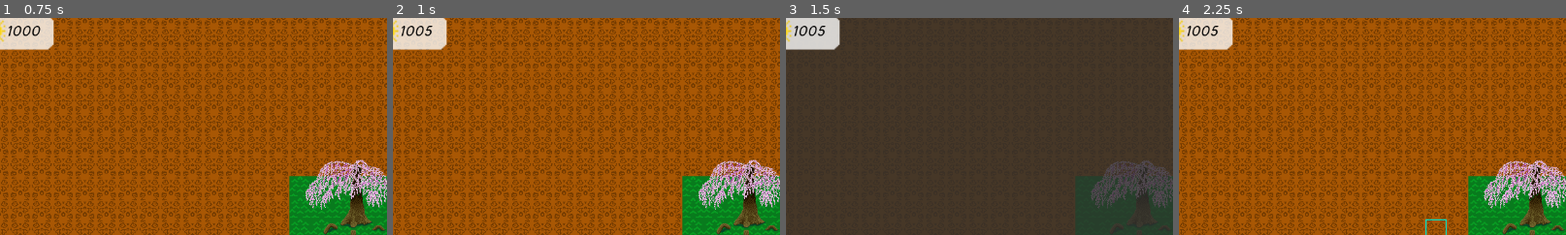
Above: before the commit, frames 1-4 (left to right).
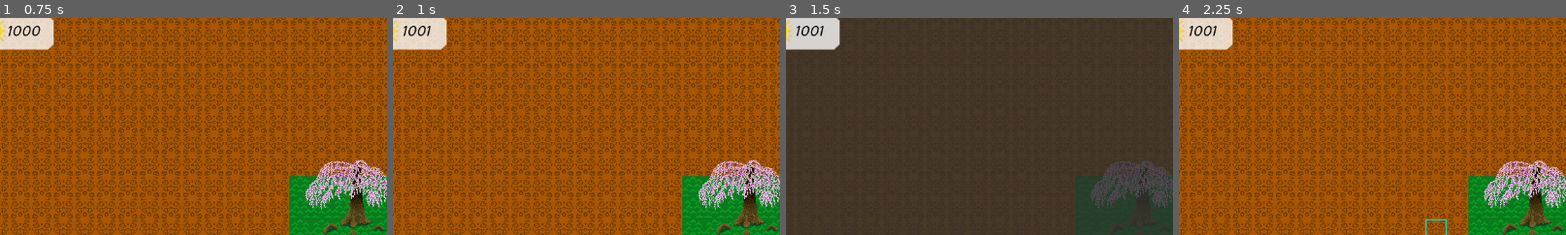
Above: after the commit, the same moments.

Repository: nmarch213/piratejam
Game: Godot game, scene res://main.tscn
Same seed, same stepped clock (60 frames per second), same inputs: the game is played once before the commit and once after it.
Inputs (mouse positions are % of the whole screen's width and height, from its top left):
- Up to frame 1 (0.75 s): move the mouse to (72, 45) at 0.52 s; right-click (72, 45) at 0.6 s; click (72, 45) at 0.67 s
- Up to frame 2 (1 s): no input
- Up to frame 3 (1.5 s): click (96, 8) at 1.25 s
- Up to frame 4 (2.25 s): tap Enter at 2 s; drag from (30, 55) to (50, 49) at 2.02 s
The pictures show only the part of the screen within x 4-54%, y 3-53%; the shares and areas given below are measured in that part.

Frame 1 is identical in both runs. In frame 2, 0.3% of the frame differs, in the area x 2-11%, y 3-9%; in frame 3, 0.3%; in frame 4, 0.3%.

Commit message:
Put mother tree healing on seperate timer from banking sunlight

Diff:
--- a/tree/BaseTree.gd
+++ b/tree/BaseTree.gd
@@ -3,23 +3,40 @@
 
 @export var sunlight_per_second = 1
 
-var sun_timer: Timer;
+var bank_sunlight_timer: Timer;
+var heal_mother_tree_timer: Timer;
 
 func _ready():
 	print("BaseTree ready")
-	sun_timer = Timer.new()
-	sun_timer.set_wait_time(1)
-	sun_timer.set_one_shot(false)
-	sun_timer.timeout.connect(_on_sun_timer_timeout)
-	add_child(sun_timer)
-	sun_timer.start()
+
+	# create timer for banking sunlight
+	bank_sunlight_timer = Timer.new()
+	bank_sunlight_timer.set_wait_time(1)
+	bank_sunlight_timer.set_one_shot(false)
+	bank_sunlight_timer.timeout.connect(_on_bank_sunlight_timer_timeout)
+	add_child(bank_sunlight_timer)
+	bank_sunlight_timer.start()
+
+	# create timer for healing mother tree
+	heal_mother_tree_timer = Timer.new()
+	heal_mother_tree_timer.set_wait_time(8)
+	heal_mother_tree_timer.set_one_shot(false)
+	heal_mother_tree_timer.timeout.connect(_on_heal_mother_tree_timer_timeout)
+	add_child(heal_mother_tree_timer)
+	heal_mother_tree_timer.start()
+
 	_load_bullet()
 
-func _on_sun_timer_timeout():
+
+func _on_bank_sunlight_timer_timeout():
 	if $HealthComponent.is_full_health():
 		SunlightManager.bank_sunlight(sunlight_per_second)
-	else:
+
+
+func _on_heal_mother_tree_timer_timeout():
+	if !$HealthComponent.is_full_health():
 		$HealthComponent.heal(sunlight_per_second)
+
 
 func _load_bullet():
 	print("add bullet to tower, see thorn")
--- a/tree/MotherTree.gd
+++ b/tree/MotherTree.gd
@@ -4,7 +4,7 @@
 @onready var health_component = $HealthComponent
 @onready var animation_player = $Sprite2D/AnimationPlayer
 func _ready():
-	sunlight_per_second = 5
+	super._ready()
 	animation_player.play("default")
 
 func _on_area_2d_body_entered(body:Node2D):
--- a/tree/towers/sapling/sapling.tscn
+++ b/tree/towers/sapling/sapling.tscn
@@ -23,5 +23,3 @@
 
 [node name="SunTimer" type="Timer" parent="."]
 autostart = true
-
-[connection signal="timeout" from="SunTimer" to="." method="_on_sun_timer_timeout"]
